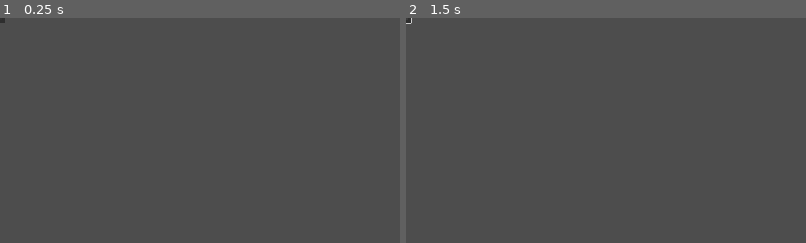
Above: before the commit, frames 1-2 (left to right).
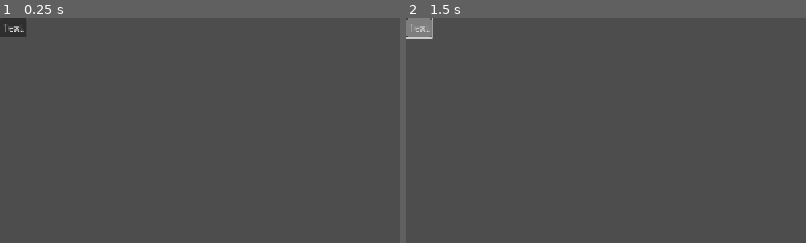
Above: after the commit, the same moments.

Repository: VarsityCoder/Healthy-Gamer-Game-Jam-2025
Game: Godot game, scene res://assets/components/ActivityButton.tscn
The game is run twice, just before and just after one commit, with the same random seed, the same clock (stepped at 60 frames per second) and the same inputs. This scene is started directly instead of the project's main scene.
Inputs (mouse positions are % of the whole screen's width and height, from its top left; square brackets give the same spot before the commit, where the layout moved):
- Up to frame 1 (0.25 s): no input
- Up to frame 2 (1.5 s): click (2, 2) [0, 1] at 0.5 s; tap Enter at 1.25 s; move the mouse to (72, 45) at 1.27 s; press the mouse at (72, 45) at 1.28 s; hold D (right) from 1.28 s (still down)
The pictures show only the part of the screen within x 0-50%, y 0-50%; the shares and areas given below are measured in that part.

The runs differ from the first frame. In frame 1, 0.5% of the frame differs, in the area x 0-7%, y 0-9%; in frame 2, 0.6%, in the area x 0-7%, y 0-10%.
Error in both runs: Attempt to call function 'show_cutscene_overlay' in base 'null instance' on a null instance. (res://scripts/CutsceneManager.gd:15)

Commit message:
Added Cooldown Timer to the UI

Diff:
--- a/assets/components/ActivityButton.tscn
+++ b/assets/components/ActivityButton.tscn
@@ -4,5 +4,16 @@
 [ext_resource type="Resource" uid="uid://cu18d33g46ui1" path="res://scripts/activities/yoga.tres" id="4_xi824"]
 
 [node name="ActivityButton" type="Button"]
+text = "Text"
 script = ExtResource("3_8sfqh")
 command = ExtResource("4_xi824")
+
+[node name="Cooldown" type="ProgressBar" parent="."]
+layout_mode = 1
+anchors_preset = 15
+anchor_right = 1.0
+anchor_bottom = 1.0
+grow_horizontal = 2
+grow_vertical = 2
+value = 100.0
+show_percentage = false
--- a/assets/components/activity_button.gd
+++ b/assets/components/activity_button.gd
@@ -2,8 +2,18 @@
 
 @export var command: Command
 
+@onready var cooldownBar = $Cooldown
+
 func _ready() -> void:
 	pressed.connect(_on_pressed)
+
+func _process(_delta: float) -> void:
+	if not command.is_available():
+		cooldownBar.visible = true
+		print(command.activity_name, " should be ", 100.0 - int((TimeManager.game_time - command.last_used_time) / command.cooldown_hours))
+		cooldownBar.value = 100.0 - int((TimeManager.game_time - command.last_used_time) / command.cooldown_hours)
+	else:
+		cooldownBar.visible = false
 
 func _on_pressed() -> void:
 	if ActivityManager and command:
